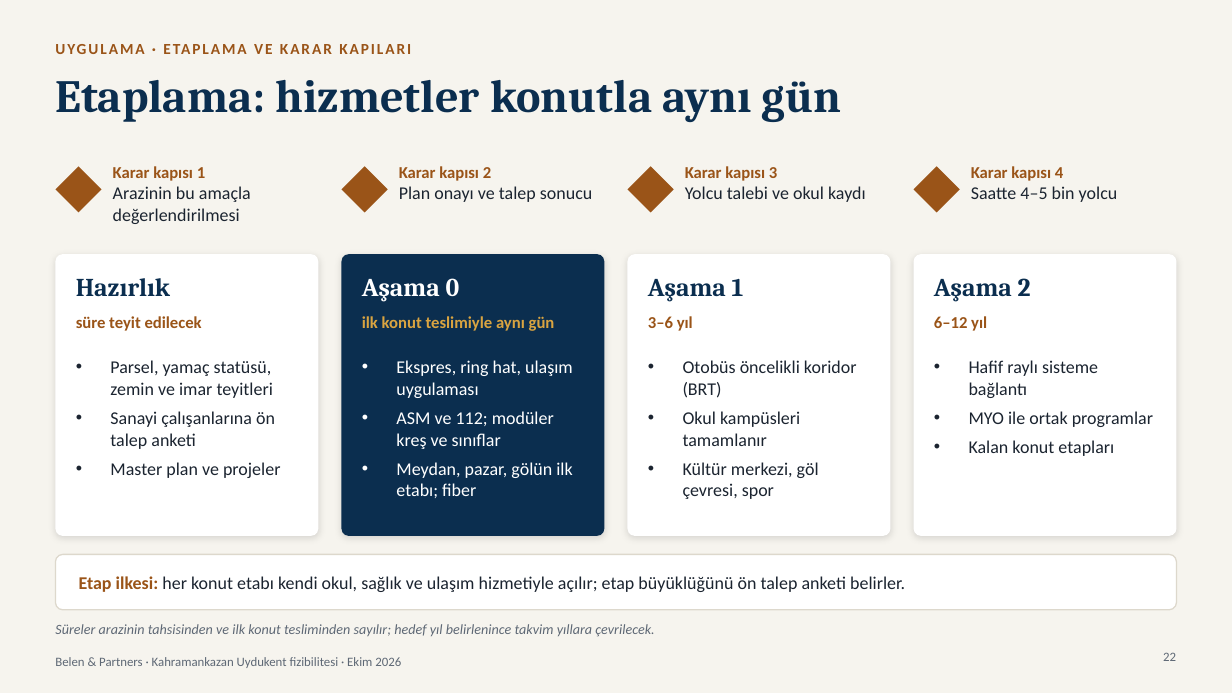
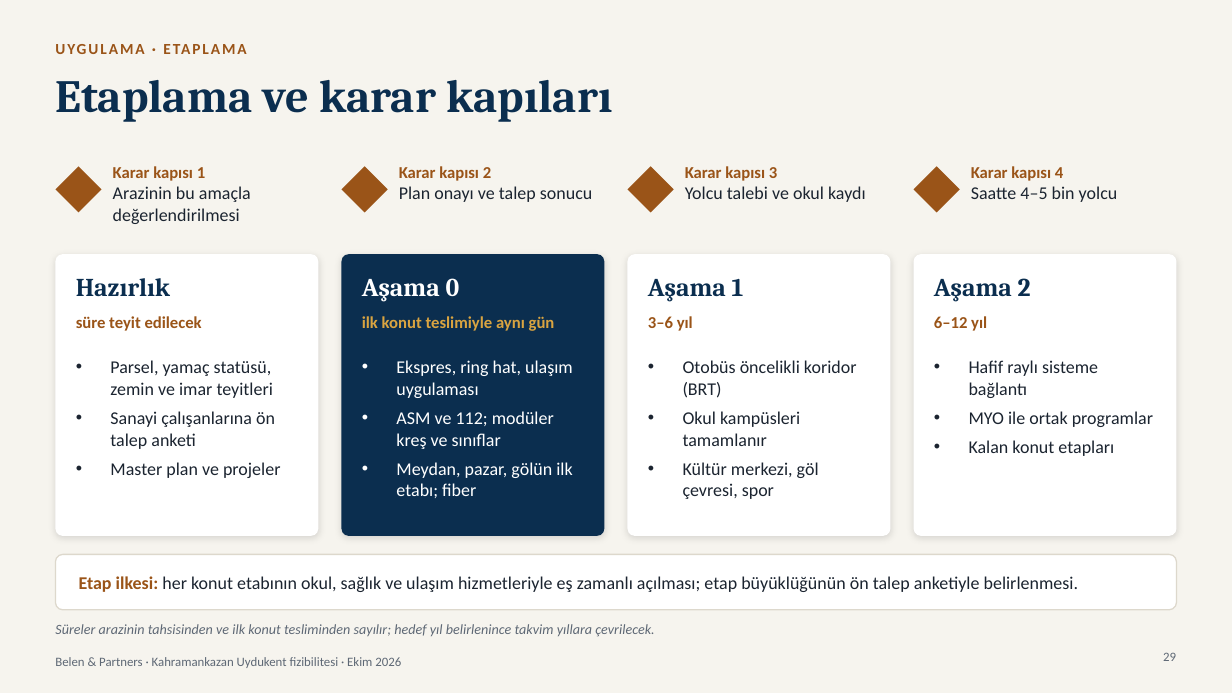
Before and after one commit to modularbelen-del/sunum, a slide deck: slide 29 of reports/Kahramankazan Uydukent sunumu.pptx (slide 22 before the commit). Drawn at 1232x693 pixels with LibreOffice and Linux fonts; fonts in the diff are those of the drawing. Boxes give left, top, right and bottom in pixels: in the first picture for what was removed or moved away, otherwise in the second. Text is boxed around its words. In the diff, an @@ line names an element or a change of style, - is before the commit and + after.

```diff
--- a/reports/Kahramankazan Uydukent sunumu.pptx
+++ b/reports/Kahramankazan Uydukent sunumu.pptx
@@ text at bbox=[55, 39, 887, 67]: text changed @@
-UYGULAMA · ETAPLAMA VE KARAR KAPILARI
+UYGULAMA · ETAPLAMA
@@ title at bbox=[55, 80, 612, 122]: text changed @@
-Etaplama: hizmetler konutla aynı gün
+Etaplama ve karar kapıları
@@ text at bbox=[79, 576, 1078, 592]: text changed @@
-Etap ilkesi: her konut etabı kendi okul, sağlık ve ulaşım hizmetiyle açılır; etap büyüklüğünü ön talep anketi belirler.
+Etap ilkesi: her konut etabının okul, sağlık ve ulaşım hizmetleriyle eş zamanlı açılması; etap büyüklüğünün ön talep anketiyle belirlenmesi.
@@ page number at bbox=[1163, 652, 1176, 661]: text changed @@
-22
+29
```
Also in this commit, not shown: 22 other slides changed, 7 slides added, 19 other files.
